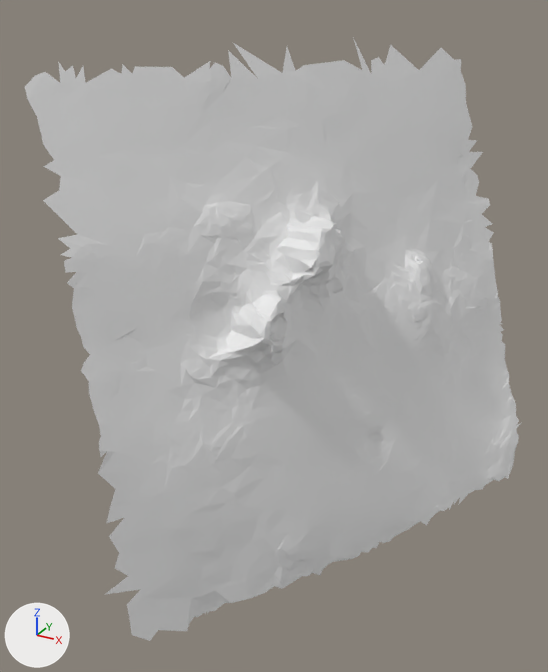
Two versions of the glTF model moon small_tiles/tile_148.glb, one commit apart.
The view is the same before and after, from a 50 mm camera at (27.92, -18.98, 10.42) aimed at (24.45, -12.68, 7.26). The lights are fixed; the arrows at lower left show +X, +Y and +Z. The picture after the commit comes second. Vertices at exactly the same position are counted once.

Names of what the first picture shows: 't148'.
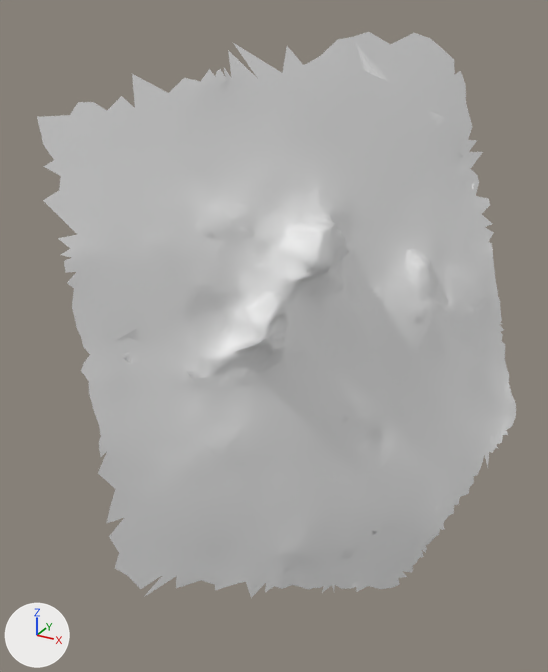
The change, as a diff of the scene's bpy script:
```diff
--- a/moon small_tiles/tile_148.glb.py
+++ b/moon small_tiles/tile_148.glb.py
@@ me_t148 @@
 # used by ob_t148; location = (0.0, 0.0, 0.0)
-me_t148.from_pydata(...)  # 2804 vertices, 5392 faces; spans x 23.13..26.65, y -15.11..-9.76, z 4.95..10.1
+me_t148.from_pydata(...)  # 2784 vertices, 5365 faces; spans x 23.23..26.57, y -14.99..-9.77, z 4.4..10.14
+# me_t148 part 1
+# 26 vertices are removed from x 23.13..23.96, y -14.4..-12.84, z 9.68..9.98
+# 45 faces are deleted
+# me_t148 part 2
+# 117 vertices are removed from x 24.08..26.65, y -15.11..-10.22, z 4.95..5.64
+# 215 faces are deleted
+# 118 vertices are added at x 25.17..26.23, y -13.6..-11.55, z 4.4..5.01
+# 220 new faces join them
+# me_t148 part 3
+# 1 vertex is removed from x 25.32, y -9.76, z 9.82
+# 2 faces are deleted
+# 6 vertices are added at (24.67, -11.03, 10.14), (24.52, -11.47, 10.08), (24.46, -11.74, 9.93), (24.94, -10.56, 9.96), (25.06, -10.18, 10.05), (24.95, -10.4, 10.12)
+# 15 new faces join them
```

Changed parts and their boxes [x1, y1, x2, y2] in the pictures (548 x 672 px; the box of a moved part takes in the faces that stretch with it):
't148', reshaped
    before: [25, 40, 522, 641]
    after: [37, 32, 516, 598]
part 1 of me_t148, deleted
    before: [25, 61, 225, 117]
part 2 of me_t148, moved or reshaped
    before: [104, 416, 522, 641]
    after: [282, 498, 460, 593]
part 3 of me_t148, built on
    before: [454, 59, 462, 74]
    after: [287, 32, 441, 73]
